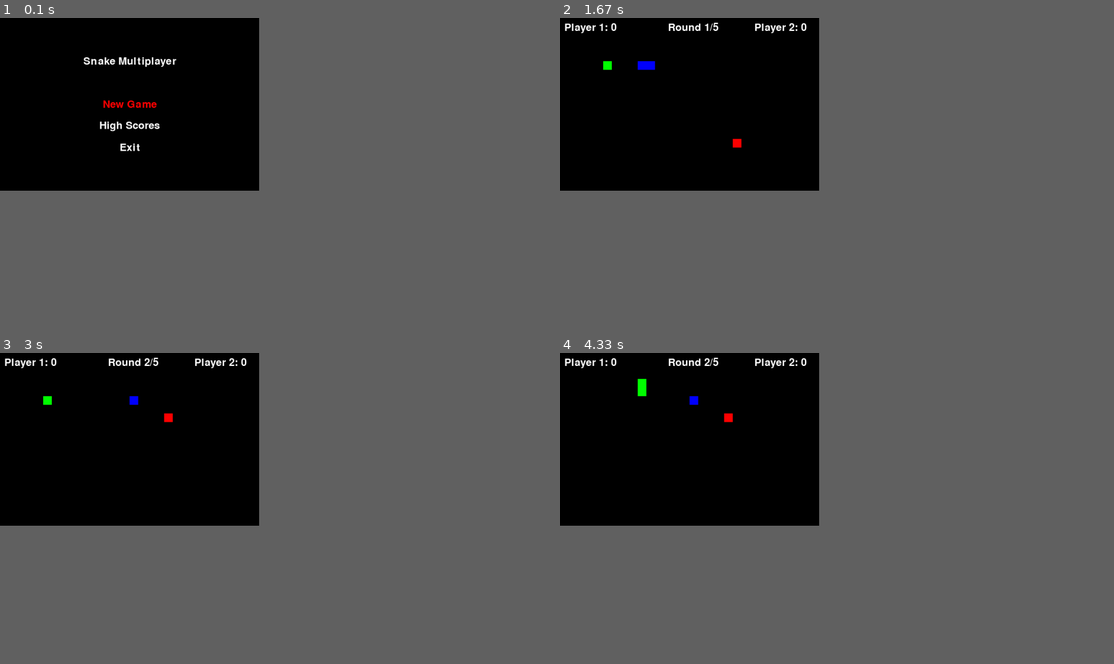
Above: before the commit, frames 1-4 (two rows, left to right).
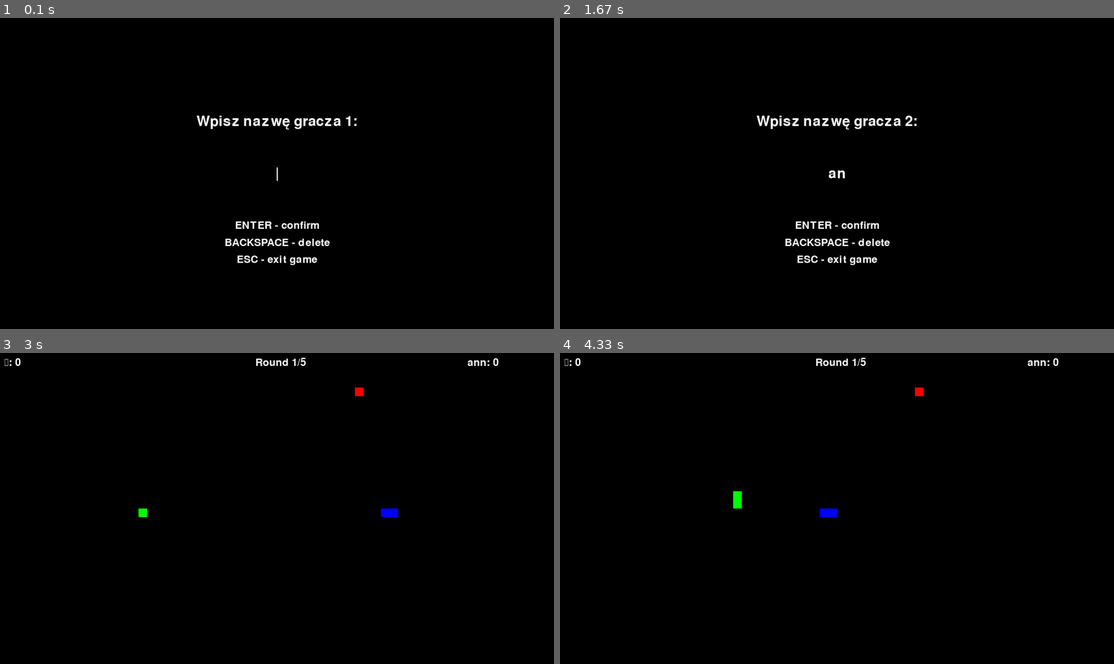
Above: after the commit, the same moments.

Repository: Rainbowmindd/PyGame-Snake
Game: pygame game, started from main.py
Two runs of this game, one before a commit and one after it. Both use one fixed random seed, a clock stepped at 60 frames per second and the inputs below.
Inputs:
- Up to frame 1 (0.1 s): no input
- Up to frame 2 (1.67 s): tap Enter at 0.33, 0.67 s; type "a" at 1.07 s; type "nn" at 1.33 s
- Up to frame 3 (3 s): tap Enter at 1.9, 2.2, 2.9 s; type "a" at 2.6 s
- Up to frame 4 (4.33 s): tap Right at 3.73 s; tap Up at 4.13 s
In our replay, the window is 421x281 before the commit and 900x506 after it. These sizes can differ from the game's own. Grey fills any space a smaller window leaves; there, only what the larger window draws over its background counts as a difference.

The runs differ from the first frame. In frame 1, 1.8% of the frame differs, in the area x 15-65%, y 12-80%; in frame 2, 1.8%; in frame 3, 0.9%; in frame 4, 1.0%.

Commit message:
player's mutual collision fixed, apple positioning fixed, fullscreen and name entering

Diff:
--- a/apple.py
+++ b/apple.py
@@ -1,16 +1,22 @@
 import random
 import pygame
-from settings import GRID_SIZE, WIDTH, HEIGHT,RED
+from settings import GRID_SIZE, RED
 
 class Apple:
     def __init__(self):
-        self.position = self.randomize_position()
+        self.width = 800
+        self.height = 600
+        self.position = (0, 0)
 
     def randomize_position(self):
-        return (
-            random.randint(0, (WIDTH // GRID_SIZE) - 1) * GRID_SIZE,
-            random.randint(0, (HEIGHT // GRID_SIZE) - 1) * GRID_SIZE
-        )
+        margin = 2
+        max_x = (self.width // GRID_SIZE) - margin
+        max_y = (self.height // GRID_SIZE) - margin
+
+        x = random.randint(margin, max_x) * GRID_SIZE
+        y = random.randint(margin, max_y) * GRID_SIZE
+
+        return (x, y)
 
     def draw(self, display):
-        pygame.draw.rect(display, RED, (*self.position, GRID_SIZE, GRID_SIZE))
+        pygame.draw.rect(display, RED, (self.position[0], self.position[1], GRID_SIZE, GRID_SIZE))
--- a/game.py
+++ b/game.py
@@ -1,5 +1,7 @@
 import pygame
-from settings import (WIDTH,HEIGHT,BLACK,GREEN,BLUE,UP,DOWN,LEFT,RIGHT,WHITE,MAX_ROUNDS,POINTS_PER_APPLE)
+from settings import (BLACK, GREEN, BLUE, UP, DOWN, LEFT, RIGHT, WHITE, MAX_ROUNDS,
+                      POINTS_PER_APPLE, GRID_SIZE)
+
 from snake import Snake
 from apple import Apple
 from scoreboard import Scoreboard
@@ -8,36 +10,117 @@
 class Game:
     def __init__(self):
         pygame.init()
-        self.display = pygame.display.set_mode((WIDTH, HEIGHT))
+
+        screen_info = pygame.display.Info()
+        self.WIDTH = screen_info.current_w
+        self.HEIGHT = screen_info.current_h
+        self.display = pygame.display.set_mode((self.WIDTH, self.HEIGHT), pygame.FULLSCREEN)
         pygame.display.set_caption("Snake Multiplayer")
+        self.GRID_SIZE = GRID_SIZE
+        self.GRID_WIDTH = self.WIDTH // self.GRID_SIZE
+        self.GRID_HEIGHT = self.HEIGHT // self.GRID_SIZE
         self.clock = pygame.time.Clock()
 
-        self.snake1 = Snake(GREEN, (100, 100), {
+        self.player1_name = None
+        self.player2_name = None
+
+        self.state = "name_input"
+        self.current_player = 1
+        self.name_input = ""
+
+        self.snake1 = None
+        self.snake2 = None
+
+        self.apple = Apple()
+        self.apple.width = self.WIDTH
+        self.apple.height = self.HEIGHT
+
+        self.scoreboard = Scoreboard()
+        self.menu = Menu()
+
+        self.menu.width = self.WIDTH
+        self.menu.height = self.HEIGHT
+
+        self.selected_option = 0
+        self.current_round = 1
+        self.running = True
+
+
+    def initialize_snake(self):
+        self.snake1 = Snake(GREEN, ((self.GRID_WIDTH//4)*self.GRID_SIZE, (self.GRID_HEIGHT//2)*self.GRID_SIZE), {
             pygame.K_UP: UP,
             pygame.K_DOWN: DOWN,
             pygame.K_LEFT: LEFT,
             pygame.K_RIGHT: RIGHT
-        },"Player 1")
-
-        self.snake2 = Snake(BLUE, (300, 100), {
+        }, self.player1_name)
+
+        self.snake2 = Snake(BLUE, ((3*self.GRID_WIDTH//4)*self.GRID_SIZE, (self.GRID_HEIGHT//2)*self.GRID_SIZE), {
             pygame.K_w: UP,
             pygame.K_s: DOWN,
             pygame.K_a: LEFT,
             pygame.K_d: RIGHT
-        },"Player 2")
-
-        self.state="menu"
-        self.apple = Apple()
-        self.scoreboard = Scoreboard()
-        self.menu = Menu()
-        self.selected_option = 0
-        self.current_round=1
-        self.running = True
+        }, self.player2_name)
+
+        self.snake1.width = self.WIDTH
+        self.snake1.height = self.HEIGHT
+        self.snake2.width = self.WIDTH
+        self.snake2.height = self.HEIGHT
+
+        self.generate_safe_apple_position()
+
+    def generate_safe_apple_position(self):
+        """Generate a new apple position that doesn't overlap with snakes"""
+        max_attempts = 100
+        attempts = 0
+
+        while attempts < max_attempts:
+            new_pos = self.apple.randomize_position()
+            if self.snake1 is None or self.snake2 is None:
+                self.apple.position = new_pos
+                return
+
+
+            snake1_body = [tuple(pos) if isinstance(pos, list) else pos for pos in self.snake1.body]
+            snake2_body = [tuple(pos) if isinstance(pos, list) else pos for pos in self.snake2.body]
+
+
+            if new_pos not in snake1_body and new_pos not in snake2_body:
+                self.apple.position = new_pos
+                return
+
+            attempts += 1
+
+        self.apple.position = ((self.GRID_WIDTH // 2) * self.GRID_SIZE,
+                              (self.GRID_HEIGHT // 2) * self.GRID_SIZE)
 
     def reset_round(self):
-        self.snake1.reset((100, 100))
-        self.snake2.reset((300, 100))
-        self.apple.position = self.apple.randomize_position()
+        self.snake1.reset(((self.GRID_WIDTH // 4) * self.GRID_SIZE, (self.GRID_HEIGHT // 2) * self.GRID_SIZE))
+        self.snake2.reset(((3 * self.GRID_WIDTH // 4) * self.GRID_SIZE, (self.GRID_HEIGHT // 2) * self.GRID_SIZE))
+
+        self.generate_safe_apple_position()
+
+    def handle_name_input(self):
+        for event in pygame.event.get():
+            if event.type == pygame.QUIT:
+                self.running = False
+            elif event.type == pygame.KEYDOWN:
+                if event.key == pygame.K_RETURN and len(self.name_input) > 0:
+                    if self.current_player == 1:
+                        self.player1_name = self.name_input
+                        self.name_input = ""
+                        self.current_player = 2
+                    else:
+                        self.player2_name = self.name_input
+                        self.initialize_snake()
+                        self.state = "menu"
+                        self.name_input = ""
+                elif event.key == pygame.K_BACKSPACE:
+                    self.name_input = self.name_input[:-1]
+                elif event.key == pygame.K_ESCAPE:
+                    self.running = False
+                elif event.unicode.isalnum() or event.unicode.isspace():
+                    if len(self.name_input) < 15:
+                        self.name_input += event.unicode
 
     def handle_menu_input(self, buttons):
         for event in pygame.event.get():
@@ -64,6 +147,13 @@
                     elif option == "Back":
                         self.state = "menu"
                         self.selected_option = 0
+                elif event.key == pygame.K_ESCAPE:
+                    if self.state == "scores":
+                        self.state = "menu"
+                        self.selected_option = 0
+                    else:
+                        self.running = False
+
     def handle_game_events(self):
         for event in pygame.event.get():
             if event.type == pygame.QUIT:
@@ -71,42 +161,86 @@
             elif event.type == pygame.KEYDOWN:
                 self.snake1.change_direction(event.key)
                 self.snake2.change_direction(event.key)
-                if event.key==pygame.K_ESCAPE:
-                    self.state="menu"
+                if event.key == pygame.K_ESCAPE:
+                    self.state = "menu"
+
+    def check_snake_collision(self, snake):
+        head_x, head_y = snake.body[0]
+
+        #wall collision
+        if (head_x < 0 or head_x >= self.WIDTH or
+            head_y < 0 or head_y >= self.HEIGHT):
+            return True
+
+        #self collision
+        head_pos = tuple(snake.body[0]) if isinstance(snake.body[0], list) else snake.body[0]
+        for segment in snake.body[1:]:
+            segment_pos = tuple(segment) if isinstance(segment, list) else segment
+            if head_pos == segment_pos:
+                return True
+
+        return False
 
     def update(self):
+
         self.snake1.move()
         self.snake2.move()
 
-        if self.snake1.body[0] == self.apple.position:
+
+        snake1_head = tuple(self.snake1.body[0]) if isinstance(self.snake1.body[0], list) else self.snake1.body[0]
+        snake2_head = tuple(self.snake2.body[0]) if isinstance(self.snake2.body[0], list) else self.snake2.body[0]
+        apple_pos = self.apple.position
+
+        #apple collision
+        if snake1_head == apple_pos:
             self.snake1.grow_snake()
             self.snake1.add_points(POINTS_PER_APPLE)
-            self.apple.position = self.apple.randomize_position()
-        elif self.snake2.body[0] == self.apple.position:
+            self.generate_safe_apple_position()
+            self.apple_resets += 1
+
+        elif snake2_head == apple_pos:
             self.snake2.grow_snake()
             self.snake2.add_points(POINTS_PER_APPLE)
-            self.apple.position = self.apple.randomize_position()
-
-        if self.snake1.check_collision() or self.snake2.check_collision():
-            if self.current_round<MAX_ROUNDS:
-                self.current_round+=1
+            self.generate_safe_apple_position()
+            self.apple_resets += 1
+
+        #wall or self collision
+        snake1_collision = self.check_snake_collision(self.snake1)
+        snake2_collision = self.check_snake_collision(self.snake2)
+
+        #players collision
+        for segment in self.snake2.body:
+            if snake1_head == (tuple(segment) if isinstance(segment, list) else segment):
+                snake1_collision = True
+                break
+
+        for segment in self.snake1.body:
+            if snake2_head == (tuple(segment) if isinstance(segment, list) else segment):
+                snake2_collision = True
+                break
+
+
+        if snake1_collision or snake2_collision:
+            if self.current_round < MAX_ROUNDS:
+                self.current_round += 1
                 self.reset_round()
             else:
-                self.scoreboard.add_game_result(self.snake1,self.snake2)
-                self.state="menu"
+                self.scoreboard.add_game_result(self.snake1, self.snake2)
+                self.state = "menu"
 
     def draw_game(self):
         self.display.fill(BLACK)
 
-        # Draw scores
+
         font = pygame.font.Font(None, 36)
         score1 = font.render(f"{self.snake1.player_name}: {self.snake1.score}", True, WHITE)
         score2 = font.render(f"{self.snake2.player_name}: {self.snake2.score}", True, WHITE)
         round_text = font.render(f"Round {self.current_round}/{MAX_ROUNDS}", True, WHITE)
 
         self.display.blit(score1, (10, 10))
-        self.display.blit(score2, (WIDTH - 150, 10))
-        self.display.blit(round_text, (WIDTH//2 - 50, 10))
+        self.display.blit(score2, (self.WIDTH - 200, 10))
+        self.display.blit(round_text, (self.WIDTH//2 - 50, 10))
+
 
         self.snake1.draw(self.display)
         self.snake2.draw(self.display)
@@ -114,9 +248,44 @@
 
         pygame.display.flip()
 
+    def draw_name_input(self):
+        self.display.fill(BLACK)
+        font = pygame.font.Font(None, 48)
+
+
+        prompt = f"Wpisz nazwę gracza {self.current_player}:"
+        prompt_surface = font.render(prompt, True, WHITE)
+        prompt_rect = prompt_surface.get_rect(center=(self.WIDTH//2, self.HEIGHT//3))
+        self.display.blit(prompt_surface, prompt_rect)
+
+
+        input_text = self.name_input
+        if pygame.time.get_ticks() % 1000 < 500:
+            input_text += "|"
+        input_surface = font.render(input_text, True, WHITE)
+        input_rect = input_surface.get_rect(center=(self.WIDTH//2, self.HEIGHT//2))
+        self.display.blit(input_surface, input_rect)
+
+        instructions = [
+            "ENTER - confirm",
+            "BACKSPACE - delete",
+            "ESC - exit game"
+        ]
+
+        small_font = pygame.font.Font(None, 36)
+        for i, instruction in enumerate(instructions):
+            inst_surface = small_font.render(instruction, True, WHITE)
+            inst_rect = inst_surface.get_rect(center=(self.WIDTH//2, 2*self.HEIGHT//3 + i*40))
+            self.display.blit(inst_surface, inst_rect)
+
+        pygame.display.flip()
+
     def run(self):
         while self.running:
-            if self.state == "menu":
+            if self.state == "name_input":
+                self.draw_name_input()
+                self.handle_name_input()
+            elif self.state == "menu":
                 buttons = self.menu.draw_main_menu(self.display, self.selected_option)
                 self.handle_menu_input(buttons)
             elif self.state == "scores":
--- a/highscores.json
+++ b/highscores.json
@@ -1 +1 @@
-[{"player1": {"name": "Player 1", "score": 500}, "player2": {"name": "Player 2", "score": 0}, "winner": "Player 1"}]
+[{"player1": {"name": "Ania", "score": 0}, "player2": {"name": "Anetka", "score": 0}, "winner": "Anetka"}, {"player1": {"name": "Ania", "score": 0}, "player2": {"name": "Anetka", "score": 0}, "winner": "Anetka"}, {"player1": {"name": "asd", "score": 0}, "player2": {"name": "dsa", "score": 0}, "winner": "dsa"}, {"player1": {"name": "asd", "score": 0}, "player2": {"name": "dsa", "score": 0}, "winner": "dsa"}, {"player1": {"name": "asd", "score": 0}, "player2": {"name": "dsa", "score": 0}, "winner": "dsa"}]
--- a/menu.py
+++ b/menu.py
@@ -1,9 +1,15 @@
 import pygame
-from settings import WIDTH, HEIGHT, BLACK, WHITE,RED
+from settings import BLACK, WHITE, RED
 
 class Menu:
     def __init__(self):
         self.font = pygame.font.Font(None, 36)
+        self.width = 800
+        self.height = 600
+
+    def update_screen_size(self, width, height):
+        self.width = width
+        self.height = height
 
     def draw_button(self, display, text, position, selected=False):
         color = RED if selected else WHITE
@@ -16,7 +22,7 @@
         display.fill(BLACK)
 
         title = self.font.render("Snake Multiplayer", True, WHITE)
-        title_rect = title.get_rect(center=(WIDTH//2, HEIGHT//4))
+        title_rect = title.get_rect(center=(self.width//2, self.height//4))
         display.blit(title, title_rect)
 
         options = ["New Game", "High Scores", "Exit"]
@@ -26,7 +32,7 @@
             btn_rect = self.draw_button(
                 display,
                 option,
-                (WIDTH//2, HEIGHT//2 + i * 50),
+                (self.width//2, self.height//2 + i * 50),
                 i == selected_option
             )
             buttons.append((btn_rect, option))
@@ -38,21 +44,21 @@
         display.fill(BLACK)
 
         title = self.font.render("High Scores", True, WHITE)
-        title_rect = title.get_rect(center=(WIDTH//2, 50))
+        title_rect = title.get_rect(center=(self.width//2, 50))
         display.blit(title, title_rect)
 
         y = 100
         for score in scoreboard.highscores[:10]:
             score_text = f"{score['winner']}: {max(score['player1']['score'], score['player2']['score'])}"
             text_surface = self.font.render(score_text, True, WHITE)
-            text_rect = text_surface.get_rect(center=(WIDTH//2, y))
+            text_rect = text_surface.get_rect(center=(self.width//2, y))
             display.blit(text_surface, text_rect)
             y += 30
 
         back_btn = self.draw_button(
             display,
             "Back to Menu",
-            (WIDTH//2, HEIGHT - 50),
+            (self.width//2, self.height - 50),
             selected_option == 0
         )
 
--- a/scoreboard.py
+++ b/scoreboard.py
@@ -11,7 +11,7 @@
             try:
                 with open(self.scores_file,"r") as f:
                     return json.load(f)
-            except json.JSONDecoderError:
+            except json.JSONDecodeError:
                 return []
         return []
     def save_scores(self):
--- a/settings.py
+++ b/settings.py
@@ -1,8 +1,6 @@
 import pygame
 
-
-
-WIDTH, HEIGHT = 600, 400
+WIDTH,HEIGHT=800,600
 GRID_SIZE = 20
 
 # -- colors---
--- a/snake.py
+++ b/snake.py
@@ -1,22 +1,24 @@
 import pygame
-from settings import GRID_SIZE, WIDTH, HEIGHT
+from settings import GRID_SIZE
 
 class Snake:
-    def __init__(self, color, start_pos, controls,player_name):
-        self.body = [list(start_pos)]
+    def __init__(self, color, start_pos, controls, player_name):
+        self.body = [start_pos]
         self.direction = None
         self.grow = False
         self.color = color
         self.controls = controls
-        self.can_move=False
-        self.score=0
-        self.player_name=player_name
+        self.can_move = False
+        self.score = 0
+        self.player_name = player_name
+        self.width = 800
+        self.height = 600
 
-    def reset(self,start_pos):
-        self.body = [list(start_pos)]
+    def reset(self, start_pos):
+        self.body = [start_pos]
         self.direction = None
         self.grow = False
-        self.can_move=False
+        self.can_move = False
 
     def move(self):
         if not self.can_move or self.direction is None:
@@ -25,31 +27,48 @@
         if not self.grow and len(self.body) > 1:
             self.body.pop()
         else:
-            self.grow=False
+            self.grow = False
 
-        new_head = (self.body[0][0] + self.direction[0], self.body[0][1] + self.direction[1])
+
+        head_x, head_y = self.body[0]
+        dir_x, dir_y = self.direction
+        new_head = (head_x + dir_x, head_y + dir_y)
+
         self.body.insert(0, new_head)
 
     def change_direction(self, key):
         if key in self.controls:
             new_direction = self.controls[key]
+
+            #180 turn prevention
             if self.direction is None or (new_direction[0] != -self.direction[0] or new_direction[1] != -self.direction[1]):
                 self.direction = new_direction
-                self.can_move=True
+                self.can_move = True
 
     def check_collision(self):
-        x, y = self.body[0]
-        return (
-            x < 0 or x >= WIDTH or y < 0 or y >= HEIGHT or
-            self.body[0] in self.body[1:]
-        )
+
+        if not self.body:
+            return False
+
+        head_x, head_y = self.body[0]
+
+        #wall collision
+        if head_x < 0 or head_x >= self.width or head_y < 0 or head_y >= self.height:
+            return True
+
+        #self collision
+        for segment in self.body[1:]:
+            if self.body[0] == segment:
+                return True
+
+        return False
 
     def grow_snake(self):
         self.grow = True
 
-    def add_points(self,points):
-        self.score+=points
+    def add_points(self, points):
+        self.score += points
 
-    def draw(self,display):
+    def draw(self, display):
         for segment in self.body:
-            pygame.draw.rect(display, self.color, (*segment, GRID_SIZE, GRID_SIZE))
+            pygame.draw.rect(display, self.color, (segment[0], segment[1], GRID_SIZE, GRID_SIZE))
